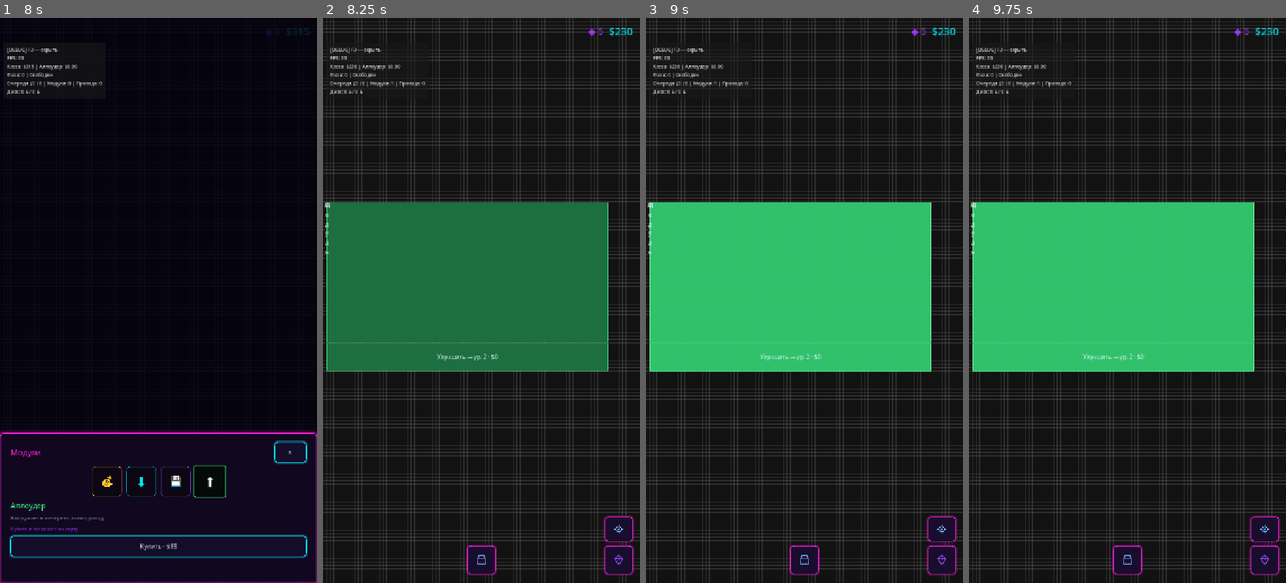
Above: before the commit, frames 1-4 (left to right).
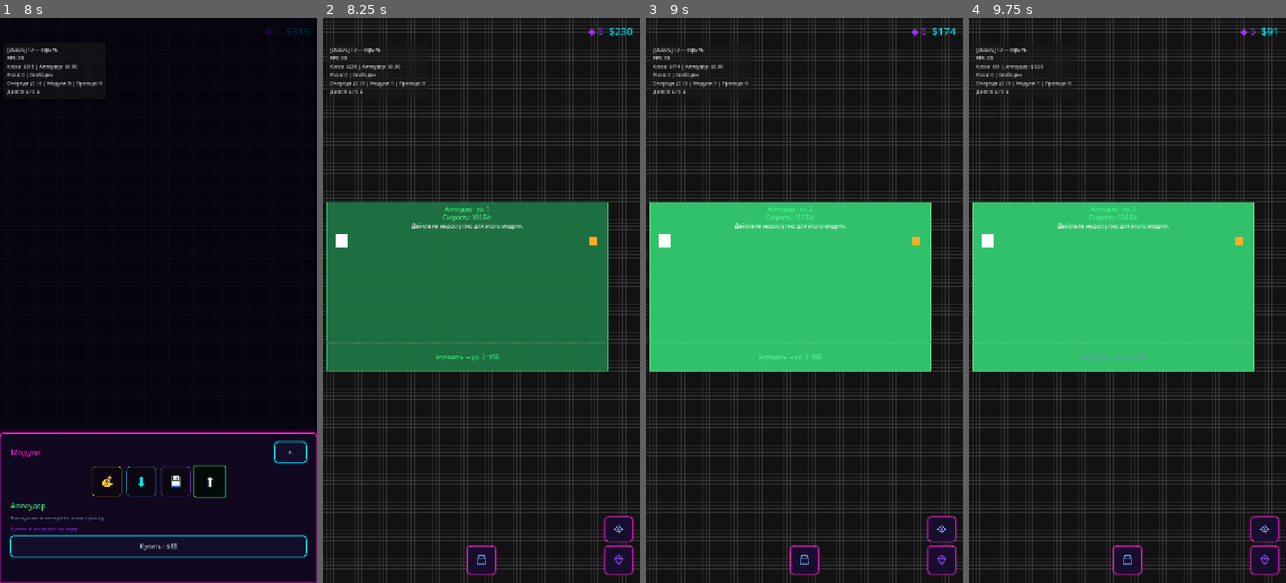
Above: after the commit, the same moments.

Repository: rkfsociety/UploadSimulator
Game: Godot game, scene res://scenes/main.tscn
The game is run twice, just before and just after one commit, with the same random seed, the same clock (stepped at 60 frames per second) and the same inputs.
Inputs (mouse positions are in pixels of both pictures, inside the frame that each line leads up to):
- Up to frame 1 (8 s): click (158, 560) at 0.5 s; click (294, 526) at 1.25 s; click (294, 560) at 2 s; click "×" at 2.75 s; click (158, 560) at 3.5 s; click "💰" at 4.25 s; click "💰" at 5 s; click "⬇" at 5.75 s; click "💾" at 6.5 s; click "⬆" at 7.25 s
- Up to frame 2 (8.25 s): click "Купить · $85" at 8 s
- Up to frame 3 (9 s): click "Улучшить → ур. 2 · $0" (after the commit: "Улучшить → ур. 2 · $56") at 8.75 s
- Up to frame 4 (9.75 s): click "Улучшить → ур. 2 · $0" (after the commit: "Улучшить → ур. 3 · $83") at 9.5 s

Frame 1 is identical in both runs. In frame 2, 0.6% of the frame differs, in the area x 0-87%, y 32-61%; in frame 3, 0.6%; in frame 4, 0.8%, in the area x 0-98%, y 1-61%.
Error before the commit: Parse Error: Too few arguments for "draw_texture_rect()" call. Expected at least 3 but received 2. (res://scripts/systems/blocks/connection_port.gd:80)

Commit message:
Починить отрисовку модулей на поле
В placed_block.tscn у поддерева MainPanel были неверные пути parent
(относительно MainPanel вместо корня сцены) — узлы разворачивались в
корень, %-имена не находились, модули рисовались без подписей и портов.
Также передан обязательный аргумент tile в draw_texture_rect (Godot 4.6).

Diff:
--- a/scenes/blocks/placed_block.tscn
+++ b/scenes/blocks/placed_block.tscn
@@ -32,7 +32,7 @@
 size_flags_vertical = 3
 script = ExtResource("2_neon")
 
-[node name="MainMargin" type="MarginContainer" parent="MainPanel"]
+[node name="MainMargin" type="MarginContainer" parent="RootVBox/MainPanel"]
 layout_mode = 1
 anchors_preset = 15
 anchor_right = 1.0
@@ -40,10 +40,10 @@
 grow_horizontal = 2
 grow_vertical = 2
 
-[node name="MainVBox" type="VBoxContainer" parent="MainMargin"]
+[node name="MainVBox" type="VBoxContainer" parent="RootVBox/MainPanel/MainMargin"]
 layout_mode = 2
 
-[node name="TitleLabel" type="Label" parent="MainMargin/MainVBox"]
+[node name="TitleLabel" type="Label" parent="RootVBox/MainPanel/MainMargin/MainVBox"]
 unique_name_in_owner = true
 layout_mode = 2
 theme_type_variation = &"title"
@@ -51,7 +51,7 @@
 horizontal_alignment = 1
 autowrap_mode = 3
 
-[node name="MetricLabel" type="Label" parent="MainMargin/MainVBox"]
+[node name="MetricLabel" type="Label" parent="RootVBox/MainPanel/MainMargin/MainVBox"]
 unique_name_in_owner = true
 layout_mode = 2
 theme_type_variation = &"metric"
@@ -59,14 +59,14 @@
 horizontal_alignment = 1
 autowrap_mode = 3
 
-[node name="StateLabel" type="Label" parent="MainMargin/MainVBox"]
+[node name="StateLabel" type="Label" parent="RootVBox/MainPanel/MainMargin/MainVBox"]
 unique_name_in_owner = true
 layout_mode = 2
 theme_type_variation = &"state"
 horizontal_alignment = 1
 autowrap_mode = 3
 
-[node name="ProgressBar" type="ProgressBar" parent="MainMargin/MainVBox"]
+[node name="ProgressBar" type="ProgressBar" parent="RootVBox/MainPanel/MainMargin/MainVBox"]
 unique_name_in_owner = true
 visible = false
 custom_minimum_size = Vector2(0, 6)
@@ -74,7 +74,7 @@
 max_value = 100.0
 show_percentage = false
 
-[node name="ActionButton" type="Button" parent="MainMargin/MainVBox"]
+[node name="ActionButton" type="Button" parent="RootVBox/MainPanel/MainMargin/MainVBox"]
 unique_name_in_owner = true
 visible = false
 custom_minimum_size = Vector2(0, 28)
@@ -82,21 +82,21 @@
 theme_type_variation = &"action"
 text = "—"
 
-[node name="PortsRow" type="HBoxContainer" parent="MainMargin/MainVBox"]
+[node name="PortsRow" type="HBoxContainer" parent="RootVBox/MainPanel/MainMargin/MainVBox"]
 layout_mode = 2
 alignment = 1
 theme_override_constants/separation = 4
 
-[node name="LeftPorts" type="HBoxContainer" parent="MainMargin/MainVBox/PortsRow"]
+[node name="LeftPorts" type="HBoxContainer" parent="RootVBox/MainPanel/MainMargin/MainVBox/PortsRow"]
 unique_name_in_owner = true
 layout_mode = 2
 theme_override_constants/separation = 2
 
-[node name="PortSpacer" type="Control" parent="MainMargin/MainVBox/PortsRow"]
+[node name="PortSpacer" type="Control" parent="RootVBox/MainPanel/MainMargin/MainVBox/PortsRow"]
 layout_mode = 2
 size_flags_horizontal = 3
 
-[node name="RightPorts" type="HBoxContainer" parent="MainMargin/MainVBox/PortsRow"]
+[node name="RightPorts" type="HBoxContainer" parent="RootVBox/MainPanel/MainMargin/MainVBox/PortsRow"]
 unique_name_in_owner = true
 layout_mode = 2
 theme_override_constants/separation = 2
--- a/scripts/systems/blocks/connection_port.gd
+++ b/scripts/systems/blocks/connection_port.gd
@@ -77,7 +77,7 @@
 	var offset := (size - vis) * 0.5
 	var tex := get_port_texture(_kind, _direction)
 	if tex != null:
-		draw_texture_rect(tex, Rect2(offset, vis))
+		draw_texture_rect(tex, Rect2(offset, vis), false)
 	else:
 		draw_set_transform(offset, 0.0, Vector2.ONE)
 		draw_port_visual(self, vis, _kind, _direction)
